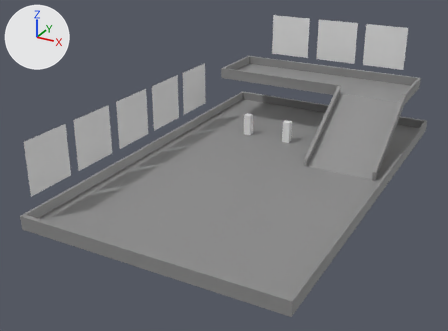
The Blender file demo-files/demomap.blend, before and after one commit.
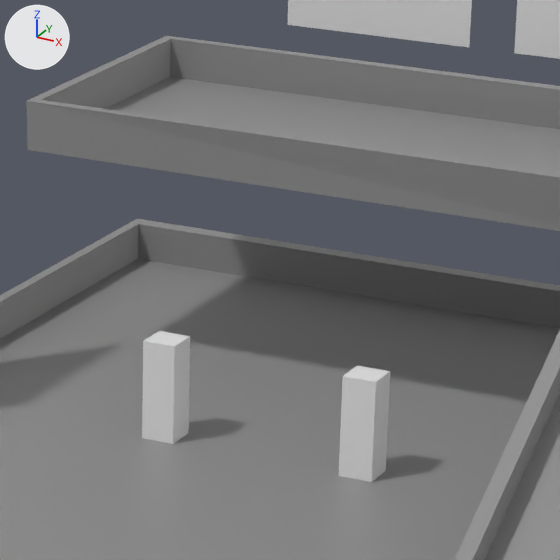
There are two pictures of each version: one whole from a 50 mm camera at (45.5, -68.2, 45.4) aimed at (-2.4, 18.9, 1.9), one close up on the part from 48% to 73% of the width and 15% to 48% of the height. Arrows for +X, +Y and +Z are at upper left; the lights stay in place.
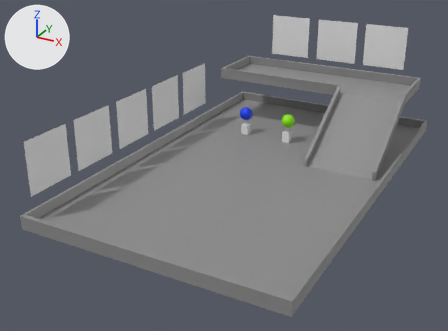
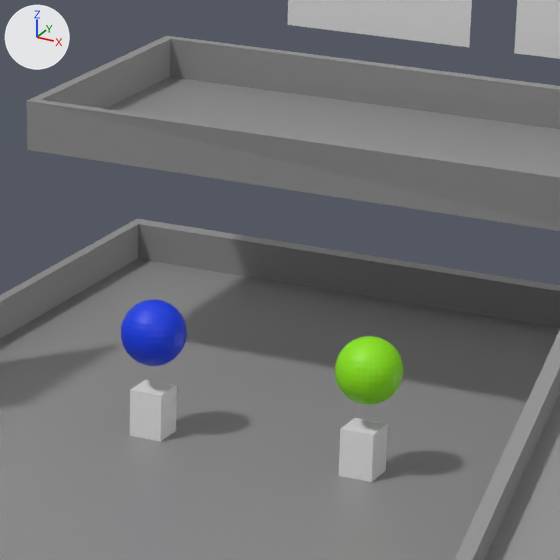
Scene script edits in JSON lines:
```json
{"op": "add", "block": "mat_material_001", "code": ["mat_material_001 = principled_material('Material.001')", "mat_material_001.base_color = (0.268, 0.8, 0.0)  # green #8de700"]}
{"op": "add", "block": "mat_material", "code": ["mat_material = principled_material('Material')", "mat_material.base_color = (0.0, 0.042, 0.8)  # blue #003ae7"]}
{"op": "add", "block": "me_sphere_002", "code": ["me_sphere_002 = bpy.data.meshes.new('Sphere.002')", "me_sphere_002.from_pydata(...)  # a UV sphere (32 segments, 16 rings, poles along z) spanning x -1.0..1.0, y -1.0..1.0, z -1.0..1.0", "me_sphere_002.materials.append(mat_material_001)  # green #8de700"]}
{"op": "add", "block": "me_sphere_001", "code": ["me_sphere_001 = bpy.data.meshes.new('Sphere.001')", "me_sphere_001.from_pydata(...)  # a UV sphere (32 segments, 16 rings, poles along z) spanning x -1.0..1.0, y -1.0..1.0, z -1.0..1.0", "me_sphere_001.materials.append(mat_material)  # blue #003ae7"]}
{"op": "set", "path": "ob_cube.location", "old": "(0.64, 39.42, 1.92)", "new": "(0.64, 39.42, 0.88)"}
{"op": "set", "path": "ob_cube.scale", "old": "(0.695, 0.695, 2.12)", "new": "(0.695, 0.695, 1.0)"}
{"op": "set", "path": "ob_cube_001.location", "old": "(-7.97, 39.42, 1.92)", "new": "(-8.53, 39.42, 0.88)"}
{"op": "set", "path": "ob_cube_001.scale", "old": "(0.695, 0.695, 2.12)", "new": "(0.695, 0.695, 1.0)"}
{"op": "add", "block": "ob_sphere_002", "code": ["ob_sphere_002 = bpy.data.objects.new('Sphere.002', me_sphere_002)", "ob_sphere_002.location = (0.73, 39.44, 4.18)", "ob_sphere_002.scale = (1.32, 1.32, 1.32)"]}
{"op": "add", "block": "ob_sphere_001", "code": ["ob_sphere_001 = bpy.data.objects.new('Sphere.001', me_sphere_001)", "ob_sphere_001.location = (-8.56, 39.44, 4.18)", "ob_sphere_001.scale = (1.32, 1.32, 1.32)"]}
```

What differs and where, as boxes (x1, y1, x2, y2) in the close-ups (560 x 560 px):
```json
{"object": "Cube.001", "change": "moved, rescaled", "before": [142, 331, 190, 444], "after": [130, 379, 177, 442], "on screen": "44% shorter"}
{"object": "Cube", "change": "moved, rescaled", "before": [339, 366, 390, 482], "after": [339, 418, 388, 482], "on screen": "44% shorter"}
{"object": "Sphere.002", "change": "added", "after": [335, 336, 404, 405], "on screen": "green"}
{"object": "Sphere.001", "change": "added", "after": [121, 300, 187, 366], "on screen": "blue"}
```
